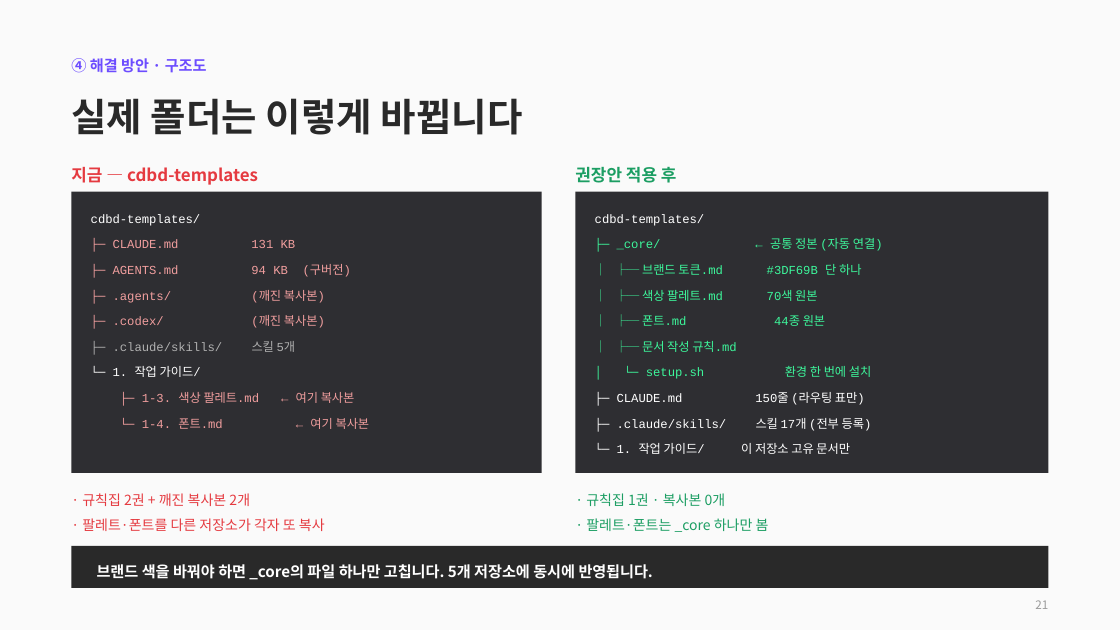
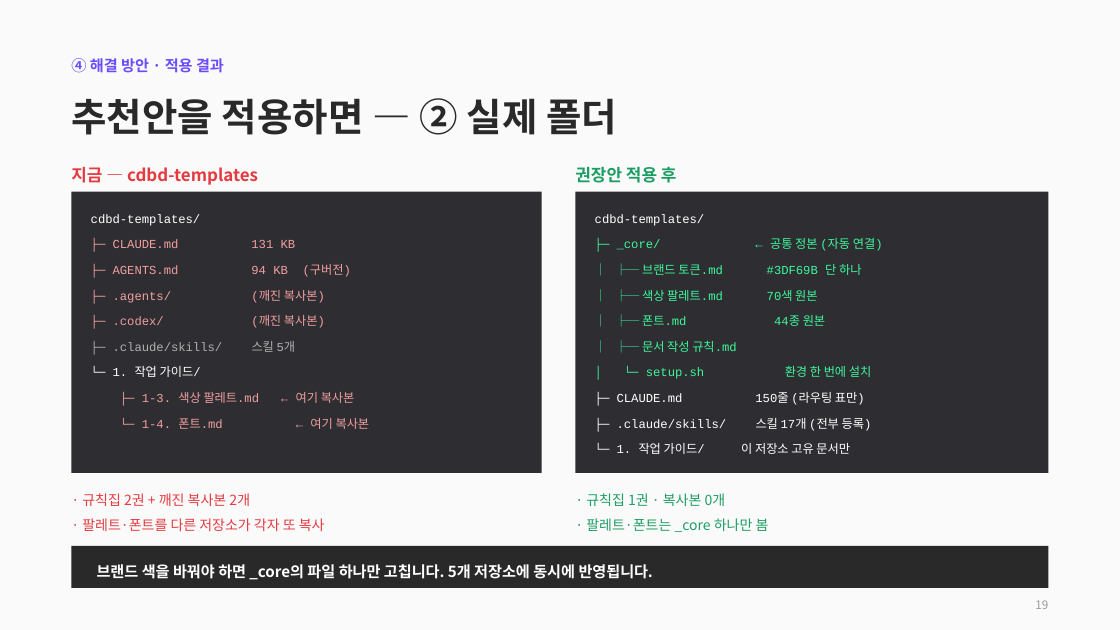
Before and after one commit to CdBd-in/design, a slide deck: slide 19 of CdBd 문서 체계 진단 및 개편 제안.pptx (slide 21 before the commit). Drawn at 1120x630 pixels with LibreOffice and Linux fonts; fonts in the diff are those of the drawing. Boxes give left, top, right and bottom in pixels: in the first picture for what was removed or moved away, otherwise in the second. Text is boxed around its words. In the diff, an @@ line names an element or a change of style, - is before the commit and + after.

```diff
--- a/CdBd 문서 체계 진단 및 개편 제안.pptx
+++ b/CdBd 문서 체계 진단 및 개편 제안.pptx
@@ text at [71, 58, 224, 73]: text changed @@
-④ 해결 방안 · 구조도
+④ 해결 방안 · 적용 결과
@@ text at [71, 98, 617, 135]: text changed @@
-실제 폴더는 이렇게 바뀝니다
+추천안을 적용하면 — ② 실제 폴더
@@ text at [1035, 600, 1048, 609]: text changed @@
-21
+19
```
Also in this commit, not shown: 6 other slides changed, 2 slides added, 4 slides removed, 1 other file.
